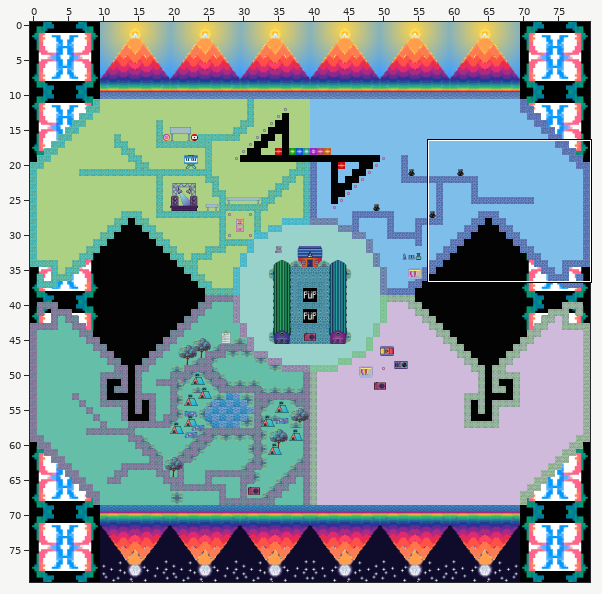
A Tiled map gets an edit: WA_2022.tmx. The picture above shows the old version from afar; the outline marks the close-up.
Close-up. As it was:
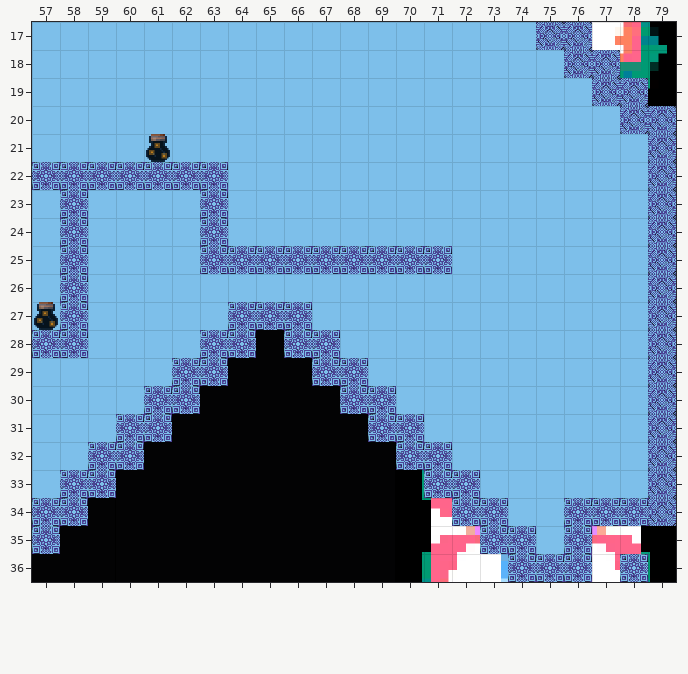
Cells are 32x32 px. Shown: x 57..79, y 17..36. The commit also changed other parts of the map, which this record leaves out.
New version:
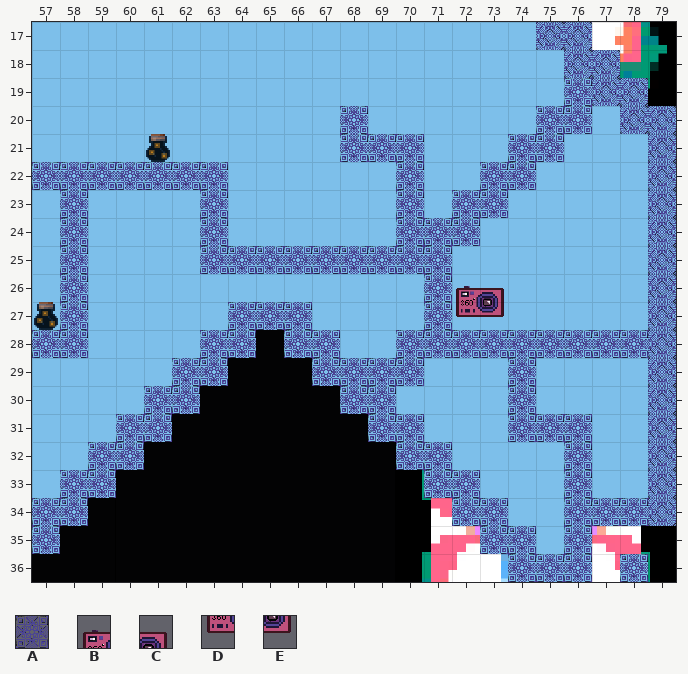
Key: from "Tilset_grounds": A 36; from "Tilset_objects": B 70, C 71, D 86, E 87.
_ is an empty cell, . an unchanged one.
The edit:
--- layer "Mustern"
@@ x 68..76 @@
-19 ........_
-20 _......__
-21 ___...__.
-22 .._..__..
-23 .._.__...
-24 ..___....
+19 ........A
+20 A......AA
+21 AAA...AA.
+22 ..A..AA..
+23 ..A.AA...
+24 ..AAA....
@@ x 69..78 @@
-26 .._.......
-27 .._.......
-28 ._________
-29 __..._....
-30 ....._....
-31 .....___..
-32 ......._..
-33 ......._..
+26 ..A.......
+27 ..A.......
+28 .AAAAAAAAA
+29 AA...A....
+30 .....A....
+31 .....AAA..
+32 .......A..
+33 .......A..
--- layer "Objekte"
@@ x 72..73 @@
-26 __
-27 __
+26 BC
+27 DE
Pixel boxes of the changes (left, top, right, bottom) in both close-ups:
added: (340, 78, 592, 246)
added: (368, 274, 648, 498)
